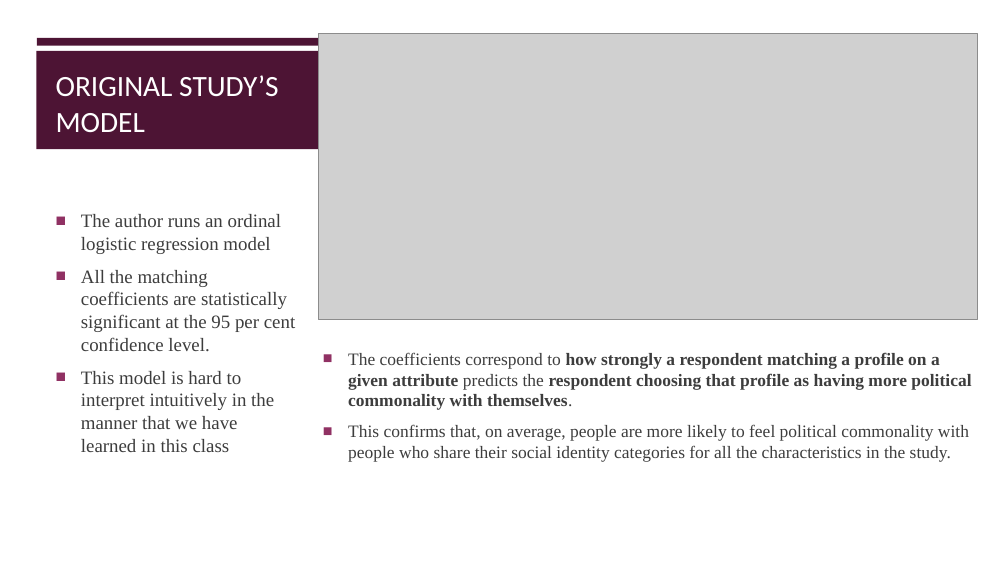
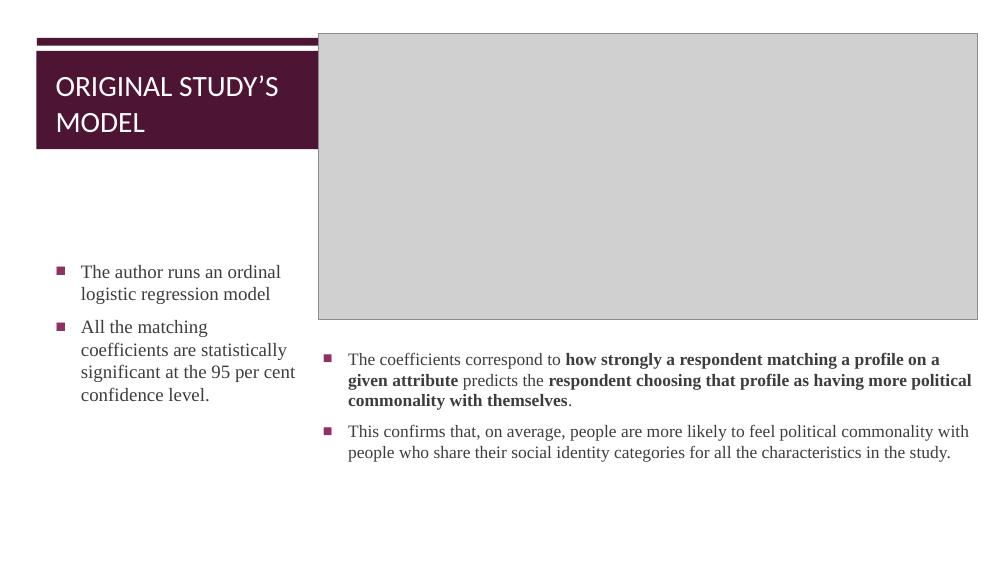
Before and after one commit to KimochiKimchi/StatsII_Spring2024, a slide deck: slide 5 of replication/my_replication/Replication Presentation.pptx. Drawn at 1008x567 pixels with LibreOffice and Linux fonts; fonts in the diff are those of the drawing; grey boxes stand for pictures. Boxes give left, top, right and bottom in pixels: in the first picture for what was removed or moved away, otherwise in the second. Text is boxed around its words. In the diff, an @@ line names an element or a change of style, - is before the commit and + after.

```diff
--- a/replication/my_replication/Replication Presentation.pptx
+++ b/replication/my_replication/Replication Presentation.pptx
@@ text at bbox=[81, 371, 274, 452]: paragraph removed @@
-■ This model is hard to interpret intuitively in the manner that we have learned in this class
```
Also in this commit, not shown: 6 other slides changed, 1 slide added, 1 other file.
